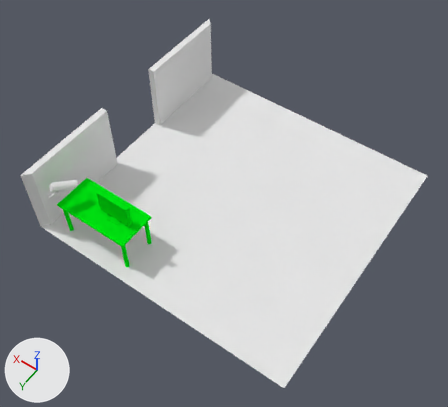
One commit to the Blender file res/ld40.blend: the scene before it, then after it.
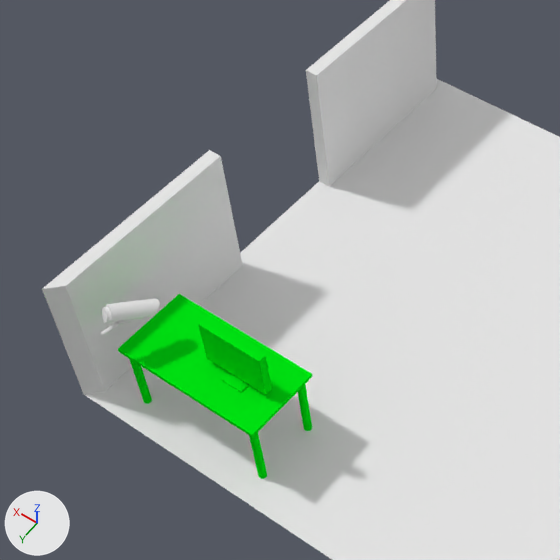
Each version is shown whole from a camera (50 mm lens) standing at (-3.04, 4.65, 7.03) and looking at (0.01, 0.38, 0.31), then close up on the part from 0% to 61% of the width and 9% to 75% of the height. Lighting does not change. The marker at lower left points along +X, +Y and +Z.

In view in the first close-up: 'Camera', 'Cube.004', 'Cylinder.005', 'Floor'.
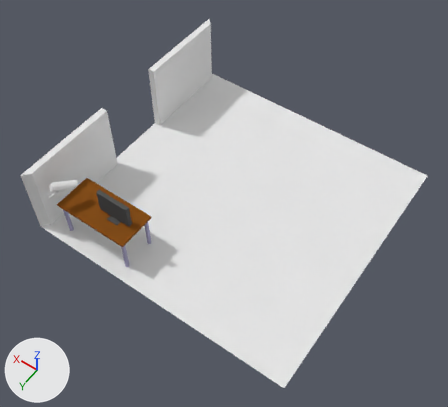
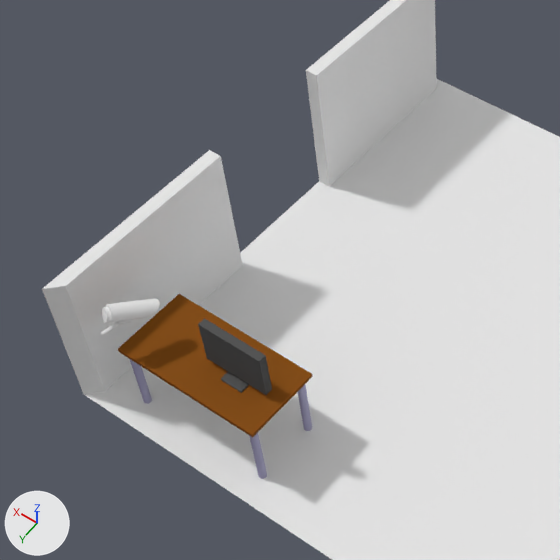
Commit message: Monitor Material

Location of each change, [x1, y1, x2, y2] in pixels of the close-ups (560 x 560 px):
'Cylinder.005', recoloured (green to brown): [118, 294, 313, 479] in both
part 1 of me_cylinder_011, recoloured (green to black): [198, 318, 272, 395] in both
part 2 of me_cylinder_011, recoloured (green to brown): [118, 294, 312, 435] in both
part 3 of me_cylinder_011, recoloured (green to brown): [252, 374, 313, 437] in both
part 4 of me_cylinder_011, recoloured (green to brown): [118, 350, 252, 437] in both

The change, as a diff of the scene's bpy script:
```diff
--- a/res/ld40.blend.py
+++ b/res/ld40.blend.py
@@ mat_material_014 @@
 mat_material_014 = diffuse_material('Material.014')
-mat_material_014.base_color = (0.0, 0.8, 0.00655)  # green #00e713
+mat_material_014.base_color = (0.386, 0.371, 0.549)  # blue #a7a4c4
@@ mat_material_011 @@
+mat_material_011 = diffuse_material('Material.011')
+mat_material_011.base_color = (0.0134, 0.0134, 0.0134)  # black #1f1f1f
@@ mat_material_015 @@
+mat_material_015 = diffuse_material('Material.015')
+mat_material_015.base_color = (0.0908, 0.0908, 0.0908)  # dark grey #555555
@@ mat_material_016 @@
+mat_material_016 = diffuse_material('Material.016')
+mat_material_016.base_color = (0.24, 0.0792, 0.0114)  # brown #86501c
@@ me_cylinder_011 @@
 me_cylinder_011.from_pydata(...)  # 300 vertices, 174 faces; spans x 5.35..16.71, y 12.71..18.39, z -0.01..0.96
 # used by ob_cylinder_005; location = (0.0, 0.0, 0.0); scale = (0.1, 0.1, 1.0)
+# me_cylinder_011 part 1: 28 of the faces centred in x 6.39..9.69, y 14.7..16.41, z 0.58..0.96 switch from mat_material_014 (green #00e713) to mat_material_015 (dark grey #555555)
+# me_cylinder_011 part 2: all 3 faces centred in x 11.03, y 12.71..15.55, z 0.55..0.58 switch from mat_material_014 (green #00e713) to mat_material_016 (brown #864f1c)
+# me_cylinder_011 part 3: the 1 face centred in x 5.35, y 15.55, z 0.56 switches from mat_material_014 (green #00e713) to mat_material_016 (brown #864f1c)
+# me_cylinder_011 part 4: the 1 face centred in x 11.03, y 18.39, z 0.56 switches from mat_material_014 (green #00e713) to mat_material_016 (brown #864f1c)
+me_cylinder_011.materials.append(mat_material_011)  # black #1f1f1f
```
